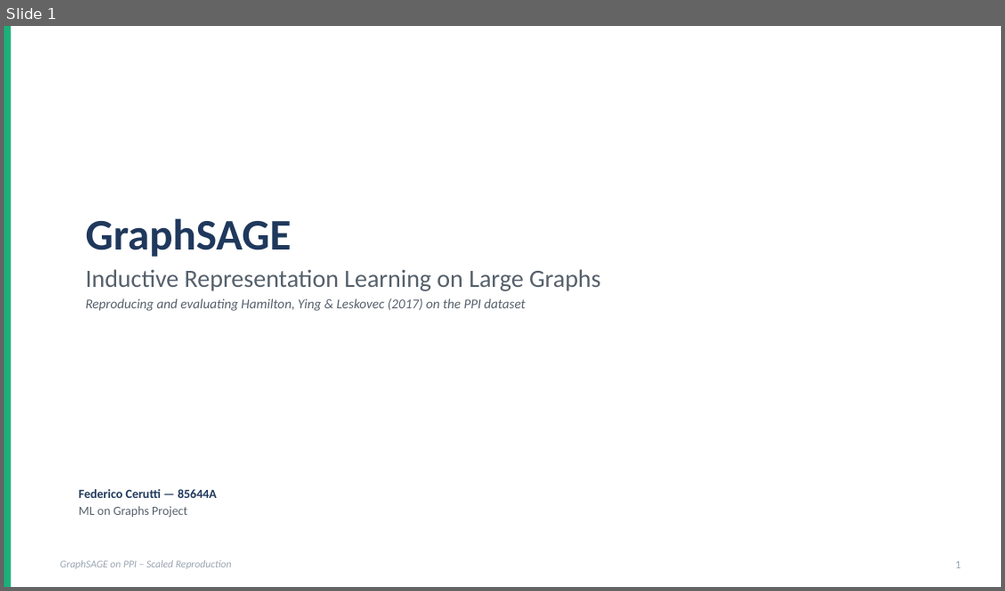
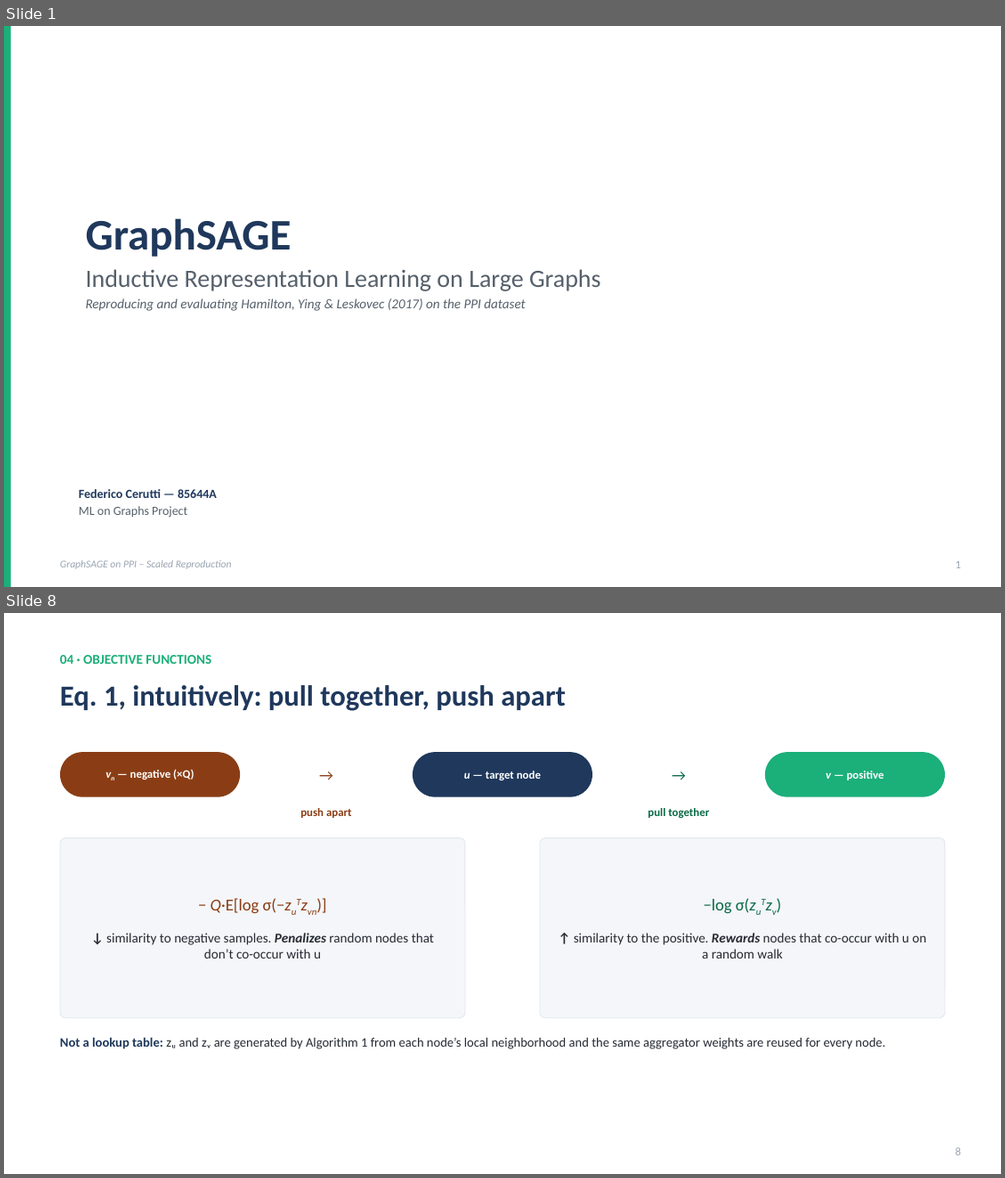
Before and after one commit to fedeceru/GraphSAGE, a slide deck: presentation/GraphSAGE_presentation.pptx. Shown one above the other, each under a label of ours: slide 1 before the commit, slides 1 and 8 after it; the slides between them are not shown. The pictures are 1005x591 and 1005x1178 pixels, drawn with LibreOffice and Linux fonts; fonts in the diff are those of the drawing. Boxes give left, top, right and bottom in pixels: in the first picture for what was removed or moved away, otherwise in the second. Text is boxed around its words. In the diff, an @@ line names an element or a change of style, - is before the commit and + after.

```diff
--- a/presentation/GraphSAGE_presentation.pptx
+++ b/presentation/GraphSAGE_presentation.pptx
@@ slide 8 added at [4,613,1001,1174], background #FFFFFF @@
@@ text added at [60,655,211,664], 13 pt, text #1BAF7A, bold @@
+04 · OBJECTIVE FUNCTIONS
@@ text added at [60,685,566,711], 28 pt, text #1F385C, bold @@
+Eq. 1, intuitively: pull together, push apart
@@ rounded rectangle added at [60,752,241,797], fill #8A3D15, 11 pt, text #FFFFFF, bold @@
+vn — negative (×Q)
@@ text added at [241,752,413,797], 15 pt, text #8A3D15 @@
+→
@@ rounded rectangle added at [413,752,592,797], fill #1F385C, 11 pt, text #FFFFFF, bold @@
+u — target node
@@ text added at [592,752,765,797], 15 pt, text #0B6B47 @@
+→
@@ rounded rectangle added at [765,752,946,797], fill #1BAF7A, 11 pt, text #FFFFFF, bold @@
+v — positive
@@ text added at [300,808,352,818], 11 pt, text #8A3D15, bold @@
+push apart
@@ text added at [647,808,709,818], 11 pt, text #0B6B47, bold @@
+pull together
@@ rounded rectangle added at [60,838,465,1018], fill #F4F6F9, outline #E2E7EE 0.75 pt, 13 pt, text #262B33 @@
+− Q·E[log σ(−zuTzvn)]
+↓ similarity to negative samples. Penalizes random nodes that don’t co-occur with u
@@ rounded rectangle added at [540,838,946,1018], fill #F4F6F9, outline #E2E7EE 0.75 pt, 13 pt, text #262B33 @@
+−log σ(zuTzv)
+↑ similarity to the positive. Rewards nodes that co-occur with u on a random walk
@@ text added at [60,1037,885,1049], 12.5 pt, text #262B33 @@
+Not a lookup table: zᵤ and zᵥ are generated by Algorithm 1 from each node’s local neighborhood and the same aggregator weights are reused for every node.
@@ text added at [955,1147,961,1155], 11 pt, text #9AA5B1 @@
+8
```
Also in this commit, not shown: 25 slides changed, 3 other slides added, 1 slide removed, 15 other files.
